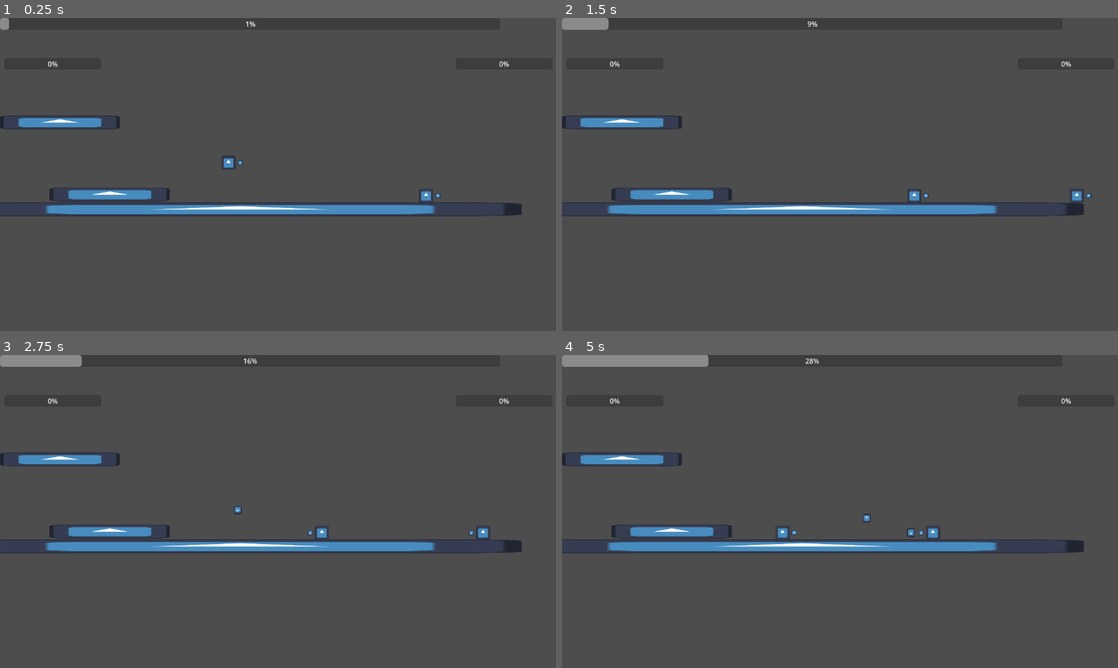
Above: before the commit, frames 1-4 (two rows, left to right).
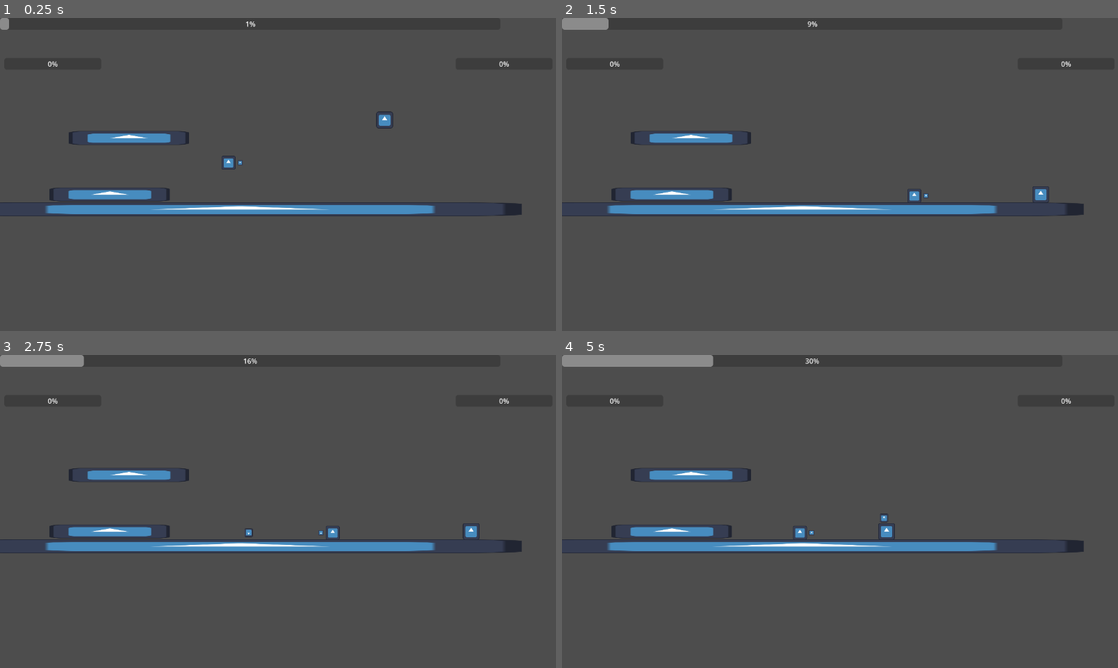
Above: after the commit, the same moments.

Repository: Luke-Parker1/Game-Off-2025
Game: Godot game, scene res://test_scene.tscn
The game is run twice, just before and just after one commit, with the same random seed, the same clock (stepped at 60 frames per second) and the same inputs. The project has no main scene, so this scene is started directly. The engine's default icon, where the game draws it, is replaced by a stand-in: a white triangle on a blue panel in a dark square.
Inputs:
- Up to frame 1 (0.25 s): no input
- Up to frame 2 (1.5 s): hold D (right) from 0.53 s (still down); tap J (shoot) at 0.6 s; tap Space (jump) at 0.77 s; tap K (sword) at 0.8, 1.35 s
- Up to frame 3 (2.75 s): tap Space (jump) at 1.52 s; tap H (shoot explosive, bound only after the commit) at 1.55, 2.1 s; release D (right) at 2.03 s; hold A (left) from 2.03 s (still down); tap J (shoot) at 2.3 s
- Up to frame 4 (5 s): tap U (big shoot) at 2.85 s; tap Space (jump) at 3.02, 3.77, 4.52 s; tap K (sword) at 3.05 s; tap I (big sword) at 3.6 s; tap H (shoot explosive, bound only after the commit) at 3.8 s; release A (left) at 4.28 s; hold D (right) from 4.28 s (still down); tap Shift (dash) at 4.35 s; tap J (shoot) at 4.55 s

The runs differ from the first frame. In frame 1, 1.3% of the frame differs, in the area x 0-80%, y 29-59%; in frame 2, 1.3%; in frame 3, 1.5%; in frame 4, 1.6%, in the area x 0-68%, y 0-59%.

Commit message:
Added sword thrust and explosive bullets

Diff:
--- /dev/null
+++ b/explosive_bullet.gd
@@ -0,0 +1,43 @@
+extends Area2D
+
+var direction : Vector2
+@export var speed : float
+@export var knockback_mult := Vector2(1,1)
+
+# Entity that shot this bullet
+var shooter : CharacterBody2D
+
+var damage : float
+
+# Saving this as a variable because checking is_in_group when the bullet collides could happen after the enemy dies
+var shooter_is_player : bool
+
+# Array of who has been hit by the explosion
+var hit_bodies : Array
+
+func _ready():
+	direction = Vector2.from_angle(rotation)
+
+func _physics_process(delta):
+	if $ExplosionTimer.is_stopped():
+		position += direction * speed * delta
+
+
+func _on_body_entered(body):
+	if body != shooter:
+		#$ExplosionHitBox/CollisionShape2D.disabled = false
+		$ExplosionHitBox/CollisionShape2D.set_deferred("disabled", false)
+		$ExplosionTimer.start()
+
+
+func _on_explosion_hit_box_body_entered(body):
+	if body != shooter and !hit_bodies.has(body):
+		if body.is_in_group("Enemy") and shooter_is_player:
+			body.hit(damage, global_position.direction_to(body.global_position) * knockback_mult)
+		elif body.is_in_group("Player") and !shooter_is_player:
+			body.hit(global_position)
+		hit_bodies.append(body)
+
+
+func _on_explosion_timer_timeout():
+	queue_free()
--- /dev/null
+++ b/explosive_bullet.tscn
@@ -0,0 +1,40 @@
+[gd_scene load_steps=5 format=3 uid="uid://cjbpx1lsg06dy"]
+
+[ext_resource type="Script" uid="uid://se6ct5g5mh7o" path="res://explosive_bullet.gd" id="1_8fevl"]
+[ext_resource type="Texture2D" uid="uid://b2paakn4rmqkv" path="res://icon.svg" id="1_ddlaa"]
+
+[sub_resource type="RectangleShape2D" id="RectangleShape2D_v8qja"]
+size = Vector2(19.2, 19.2)
+
+[sub_resource type="CircleShape2D" id="CircleShape2D_8fevl"]
+radius = 57.0
+
+[node name="ExplosiveBullet" type="Area2D"]
+collision_layer = 3
+collision_mask = 3
+script = ExtResource("1_8fevl")
+speed = 700.0
+knockback_mult = Vector2(5, 1)
+
+[node name="Sprite2D" type="Sprite2D" parent="."]
+scale = Vector2(0.15, 0.15)
+texture = ExtResource("1_ddlaa")
+
+[node name="CollisionShape2D" type="CollisionShape2D" parent="."]
+shape = SubResource("RectangleShape2D_v8qja")
+
+[node name="ExplosionHitBox" type="Area2D" parent="."]
+collision_layer = 3
+collision_mask = 3
+
+[node name="CollisionShape2D" type="CollisionShape2D" parent="ExplosionHitBox"]
+shape = SubResource("CircleShape2D_8fevl")
+disabled = true
+
+[node name="ExplosionTimer" type="Timer" parent="."]
+wait_time = 0.5
+one_shot = true
+
+[connection signal="body_entered" from="." to="." method="_on_body_entered"]
+[connection signal="body_entered" from="ExplosionHitBox" to="." method="_on_explosion_hit_box_body_entered"]
+[connection signal="timeout" from="ExplosionTimer" to="." method="_on_explosion_timer_timeout"]
--- a/player.gd
+++ b/player.gd
@@ -21,8 +21,10 @@
 
 @export var sword_attack_damage : float
 @export var big_sword_damage : float
+@export var sword_thrust_damage : float
 @export var bullet_damage : float
 @export var big_bullet_damage : float
+@export var explosive_bullet_damage : float
 
 # Keeps track of whether the jump button is being held or not
 var jumping := false
@@ -49,7 +51,9 @@
 var gun_xp := 0.0
 
 @export var required_xp_for_bigsword : float
+@export var required_xp_for_thrust : float
 @export var required_xp_for_bigshoot : float
+@export var required_xp_for_explosive : float
 
 func _ready():
 	multiplier_bar = get_tree().get_nodes_in_group("MultiplierBar")[0]
@@ -57,8 +61,12 @@
 	$StateMachine/Shoot.damage = bullet_damage
 	$StateMachine/BigShoot.damage = big_bullet_damage
 	$StateMachine/BigShoot.required_xp = required_xp_for_bigshoot
+	$StateMachine/SwordThrust.required_xp = required_xp_for_thrust
+	$StateMachine/ShootExplosive.damage = explosive_bullet_damage
+	$StateMachine/ShootExplosive.required_xp = required_xp_for_explosive
 
 func _physics_process(delta):
+	#print(Engine.get_frames_per_second())
 	#print($DashCoolDown.is_stopped())
 	if state_allows_default_move:
 		# Add the gravity.
@@ -110,6 +118,11 @@
 			$BigSwordHitbox.rotation_degrees = 180
 		else:
 			$BigSwordHitbox.rotation_degrees = 0
+	if $StateMachine.current_state.name.to_lower() != "sword_thrust":
+		if look_direction < 0:
+			$SwordThrustHitbox.rotation_degrees = 180
+		else:
+			$SwordThrustHitbox.rotation_degrees = 0
 
 	#Rotate gun
 	gun_direction = Input.get_vector("left", "right", "up", "down")
@@ -123,6 +136,7 @@
 	$"XP Layer/SwordXP".value = sword_xp
 	$"XP Layer/GunXP".value = gun_xp
 
+
 # This is called get_custom_gravity because get_gravity is a function built into godot
 func get_custom_gravity() -> float:
 	if velocity.y < 0.0 and jumping or recoil_direction.is_equal_approx(Vector2(0.0, -1.0)):
@@ -156,15 +170,27 @@
 	else:
 		return false
 
+func sword_thrust_check() -> bool:
+	if sword_xp >= required_xp_for_thrust:
+		return true
+	else:
+		return false
+
 func big_shoot_check() -> bool:
 	if gun_xp >= required_xp_for_bigshoot:
 		return true
 	else:
 		return false
 
-func sword_attack(enemy, damage, hitbox):
+func explosive_check() -> bool:
+	if gun_xp >= required_xp_for_explosive:
+		return true
+	else:
+		return false
+
+func sword_attack(enemy, damage, hitbox, knockback_mult):
 	hit_enemies.append(enemy)
-	enemy.hit(damage * multiplier_bar.right_type_mult, Vector2.from_angle(hitbox.rotation))
+	enemy.hit(damage * multiplier_bar.right_type_mult, Vector2.from_angle(hitbox.rotation) * knockback_mult)
 	recoil_direction = Vector2.from_angle(hitbox.rotation) * -1
 	if recoil_direction.is_equal_approx(Vector2(0.0, -1.0)):
 		# Set recoil timer to pogo time
@@ -186,7 +212,7 @@
 			## Set recoil timer to regular recoil time
 			#$RecoilTime.wait_time = recoil_time
 		#$RecoilTime.start()
-		sword_attack(body, sword_attack_damage, $SwordAttackHitbox)
+		sword_attack(body, sword_attack_damage, $SwordAttackHitbox, 1)
 
 func _on_recoil_time_timeout():
 	recoil_direction = Vector2.ZERO
@@ -194,4 +220,9 @@
 
 func _on_big_sword_hitbox_body_entered(body):
 	if body.is_in_group("Enemy") and !hit_enemies.has(body):
-		sword_attack(body, big_sword_damage, $BigSwordHitbox)
+		sword_attack(body, big_sword_damage, $BigSwordHitbox, 1)
+
+
+func _on_sword_thrust_hitbox_body_entered(body):
+	if body.is_in_group("Enemy") and !hit_enemies.has(body):
+		sword_attack(body, sword_thrust_damage, $SwordThrustHitbox, 8.5)
--- a/player.tscn
+++ b/player.tscn
@@ -10,6 +10,8 @@
 [ext_resource type="PackedScene" uid="uid://cwcomh31mp8tt" path="res://bullet.tscn" id="8_b26j0"]
 [ext_resource type="Script" uid="uid://bdqbrifxcawsk" path="res://player_knockback.gd" id="8_dw050"]
 [ext_resource type="PackedScene" uid="uid://0l4pdyih8glm" path="res://big_bullet.tscn" id="9_n7ghd"]
+[ext_resource type="PackedScene" uid="uid://cjbpx1lsg06dy" path="res://explosive_bullet.tscn" id="10_ivps1"]
+[ext_resource type="Script" uid="uid://dmddma07poe7x" path="res://player_sword_thrust.gd" id="11_nvl01"]
 
 [sub_resource type="RectangleShape2D" id="RectangleShape2D_onrkg"]
 size = Vector2(32, 32)
@@ -19,6 +21,9 @@
 
 [sub_resource type="RectangleShape2D" id="RectangleShape2D_dw050"]
 size = Vector2(110, 82)
+
+[sub_resource type="RectangleShape2D" id="RectangleShape2D_n7ghd"]
+size = Vector2(68, 31)
 
 [node name="Player" type="CharacterBody2D" groups=["Player"]]
 z_index = 100
@@ -32,10 +37,14 @@
 pogo_time = 0.15
 sword_attack_damage = 4.0
 big_sword_damage = 12.0
+sword_thrust_damage = 12.0
 bullet_damage = 4.0
 big_bullet_damage = 12.0
+explosive_bullet_damage = 12.0
 required_xp_for_bigsword = 3.0
+required_xp_for_thrust = 3.0
 required_xp_for_bigshoot = 3.0
+required_xp_for_explosive = 3.0
 
 [node name="Sprite2D" type="Sprite2D" parent="."]
 scale = Vector2(0.25, 0.25)
@@ -60,6 +69,15 @@
 [node name="CollisionShape2D" type="CollisionShape2D" parent="BigSwordHitbox"]
 position = Vector2(76, 0)
 shape = SubResource("RectangleShape2D_dw050")
+disabled = true
+
+[node name="SwordThrustHitbox" type="Area2D" parent="."]
+collision_layer = 3
+collision_mask = 3
+
+[node name="CollisionShape2D" type="CollisionShape2D" parent="SwordThrustHitbox"]
+position = Vector2(56, 0)
+shape = SubResource("RectangleShape2D_n7ghd")
 disabled = true
 
 [node name="GunRotator" type="Node2D" parent="."]
@@ -127,6 +145,12 @@
 BULLET = ExtResource("9_n7ghd")
 metadata/_custom_type_script = "uid://bnynjfxcvoh4i"
 
+[node name="ShootExplosive" type="Node" parent="StateMachine" node_paths=PackedStringArray("Player")]
+script = ExtResource("7_1jxqw")
+Player = NodePath("../..")
+BULLET = ExtResource("10_ivps1")
+metadata/_custom_type_script = "uid://bnynjfxcvoh4i"
+
 [node name="Knockback" type="Node" parent="StateMachine" node_paths=PackedStringArray("Player")]
 script = ExtResource("8_dw050")
 Player = NodePath("../..")
@@ -141,6 +165,14 @@
 attack_timer = 0.2
 hitbox = NodePath("../../BigSwordHitbox/CollisionShape2D")
 metadata/_custom_type_script = "uid://cu2ngqtk4kefk"
+
+[node name="SwordThrust" type="Node" parent="StateMachine" node_paths=PackedStringArray("Player", "hitbox")]
+script = ExtResource("11_nvl01")
+Player = NodePath("../..")
+hitbox = NodePath("../../SwordThrustHitbox/CollisionShape2D")
+thrust_timer = 0.3
+thrust_speed = 550.0
+metadata/_custom_type_script = "uid://dmddma07poe7x"
 
 [node name="XP Layer" type="CanvasLayer" parent="."]
 
@@ -160,4 +192,5 @@
 
 [connection signal="body_entered" from="SwordAttackHitbox" to="." method="_on_sword_attack_hitbox_body_entered"]
 [connection signal="body_entered" from="BigSwordHitbox" to="." method="_on_big_sword_hitbox_body_entered"]
+[connection signal="body_entered" from="SwordThrustHitbox" to="." method="_on_sword_thrust_hitbox_body_entered"]
 [connection signal="timeout" from="RecoilTime" to="." method="_on_recoil_time_timeout"]
--- a/player_dash.gd
+++ b/player_dash.gd
@@ -25,6 +25,8 @@
 		Transitioned.emit(self, "swordattack")
 	elif Input.is_action_just_pressed("big sword") and Player.get_node("SwordAttackCooldown").is_stopped() and Player.big_sword_check():
 		Transitioned.emit(self, "bigswordattack")
+	elif Input.is_action_just_pressed("sword thrust") and Player.get_node("SwordAttackCooldown").is_stopped() and Player.sword_thrust_check():
+		Transitioned.emit(self, "swordthrust")
 	elif Input.is_action_just_pressed("shoot") and Player.get_node("ShootCooldown").is_stopped():
 		Transitioned.emit(self, "shoot")
 	elif Input.is_action_just_pressed("big shoot") and Player.get_node("ShootCooldown").is_stopped() and Player.big_shoot_check():
--- a/player_default.gd
+++ b/player_default.gd
@@ -19,7 +19,11 @@
 		Transitioned.emit(self, "swordattack")
 	elif Input.is_action_just_pressed("big sword") and Player.get_node("SwordAttackCooldown").is_stopped() and Player.big_sword_check():
 		Transitioned.emit(self, "bigswordattack")
+	elif Input.is_action_just_pressed("sword thrust") and Player.get_node("SwordAttackCooldown").is_stopped() and Player.sword_thrust_check():
+		Transitioned.emit(self, "swordthrust")
 	elif Input.is_action_just_pressed("shoot") and Player.get_node("ShootCooldown").is_stopped():
 		Transitioned.emit(self, "shoot")
 	elif Input.is_action_just_pressed("big shoot") and Player.get_node("ShootCooldown").is_stopped() and Player.big_shoot_check():
 		Transitioned.emit(self, "bigshoot")
+	elif Input.is_action_just_pressed("shoot explosive") and Player.get_node("ShootCooldown").is_stopped() and Player.explosive_check():
+		Transitioned.emit(self, "shootexplosive")
--- a/player_shoot.gd
+++ b/player_shoot.gd
@@ -19,6 +19,8 @@
 	bullet.damage = damage * Player.multiplier_bar.left_type_mult
 	Player.add_sibling(bullet)
 
+	Player.gun_xp -= required_xp
+
 func State_Physics_Update(_delta: float):
 	if Player.knockback_direction != 0.0:
 		Transitioned.emit(self, "knockback")
@@ -26,5 +28,4 @@
 		Transitioned.emit(self, "default")
 
 func Exit():
-	Player.gun_xp -= required_xp
 	Player.get_node("ShootCooldown").start()
--- a/player_sword_attack.gd
+++ b/player_sword_attack.gd
@@ -15,12 +15,13 @@
 @export var gives_xp : bool
 
 # Amount of xp required for this attack
-var required_xp := 0
+var required_xp := 0.0
 
 func Enter():
 	Player.state_allows_default_move = true
 	attack_time = attack_timer
 	hitbox.disabled = false
+	Player.sword_xp -= required_xp
 
 func State_Physics_Update(delta: float):
 	attack_time -= delta
@@ -34,6 +35,5 @@
 	hitbox.disabled = true
 	if Player.hit_enemies.size() > 0 and gives_xp:
 		Player.sword_xp += Player.multiplier_bar.right_type_mult
-	Player.sword_xp -= required_xp
 	Player.hit_enemies.clear()
 	Player.get_node("SwordAttackCooldown").start()
--- /dev/null
+++ b/player_sword_thrust.gd
@@ -0,0 +1,33 @@
+extends State
+class_name PlayerSwordThrust
+
+@export var Player : CharacterBody2D
+@export var hitbox : CollisionShape2D
+
+@export var thrust_timer : float
+@export var thrust_speed : float
+
+var thrust_time : float
+
+var required_xp := 0.0
+
+func Enter():
+	Player.state_allows_default_move = false
+	thrust_time = thrust_timer
+	Player.velocity.y = 0
+	hitbox.disabled = false
+
+func State_Physics_Update(delta: float):
+	Player.velocity.x = Player.look_direction * thrust_speed
+	thrust_time -= delta
+
+	if Player.knockback_direction != 0.0:
+		Transitioned.emit(self, "knockback")
+	elif thrust_time <= 0:
+		Transitioned.emit(self, "default")
+
+func Exit():
+	hitbox.disabled = true
+	Player.sword_xp -= required_xp
+	Player.hit_enemies.clear()
+	Player.get_node("SwordAttackCooldown").start()
--- a/project.godot
+++ b/project.godot
@@ -50,16 +50,6 @@
 "events": [Object(InputEventKey,"resource_local_to_scene":false,"resource_name":"","device":-1,"window_id":0,"alt_press …(195 unchanged characters)…
 ]
 }
-sword={
-"deadzone": 0.2,
-"events": [Object(InputEventKey,"resource_local_to_scene":false,"resource_name":"","device":-1,"window_id":0,"alt_pressed":false,"shift_pressed":false,"ctrl_pressed":false,"meta_pressed":false,"pressed":false,"keycode":0,"physical_keycode":75,"key_label":0,"unicode":107,"location":0,"echo":false,"script":null)
-]
-}
-shoot={
-"deadzone": 0.2,
-"events": [Object(InputEventKey,"resource_local_to_scene":false,"resource_name":"","device":-1,"window_id":0,"alt_pressed":false,"shift_pressed":false,"ctrl_pressed":false,"meta_pressed":false,"pressed":false,"keycode":0,"physical_keycode":74,"key_label":0,"unicode":106,"location":0,"echo":false,"script":null)
-]
-}
 up={
 "deadzone": 0.2,
 "events": [Object(InputEventKey,"resource_local_to_scene":false,"resource_name":"","device":-1,"window_id":0,"alt_press …(192 unchanged characters)…
@@ -72,9 +62,24 @@
 , Object(InputEventKey,"resource_local_to_scene":false,"resource_name":"","device":-1,"window_id":0,"alt_pressed":false …(186 unchanged characters)…
 ]
 }
+sword={
+"deadzone": 0.2,
+"events": [Object(InputEventKey,"resource_local_to_scene":false,"resource_name":"","device":-1,"window_id":0,"alt_pressed":false,"shift_pressed":false,"ctrl_pressed":false,"meta_pressed":false,"pressed":false,"keycode":0,"physical_keycode":75,"key_label":0,"unicode":107,"location":0,"echo":false,"script":null)
+]
+}
 "big sword"={
 "deadzone": 0.2,
 "events": [Object(InputEventKey,"resource_local_to_scene":false,"resource_name":"","device":-1,"window_id":0,"alt_press …(192 unchanged characters)…
+]
+}
+"sword thrust"={
+"deadzone": 0.2,
+"events": [Object(InputEventKey,"resource_local_to_scene":false,"resource_name":"","device":-1,"window_id":0,"alt_pressed":false,"shift_pressed":false,"ctrl_pressed":false,"meta_pressed":false,"pressed":false,"keycode":0,"physical_keycode":76,"key_label":0,"unicode":108,"location":0,"echo":false,"script":null)
+]
+}
+shoot={
+"deadzone": 0.2,
+"events": [Object(InputEventKey,"resource_local_to_scene":false,"resource_name":"","device":-1,"window_id":0,"alt_pressed":false,"shift_pressed":false,"ctrl_pressed":false,"meta_pressed":false,"pressed":false,"keycode":0,"physical_keycode":74,"key_label":0,"unicode":106,"location":0,"echo":false,"script":null)
 ]
 }
 "big shoot"={
@@ -82,6 +87,11 @@
 "events": [Object(InputEventKey,"resource_local_to_scene":false,"resource_name":"","device":-1,"window_id":0,"alt_press …(192 unchanged characters)…
 ]
 }
+"shoot explosive"={
+"deadzone": 0.2,
+"events": [Object(InputEventKey,"resource_local_to_scene":false,"resource_name":"","device":-1,"window_id":0,"alt_pressed":false,"shift_pressed":false,"ctrl_pressed":false,"meta_pressed":false,"pressed":false,"keycode":0,"physical_keycode":72,"key_label":0,"unicode":104,"location":0,"echo":false,"script":null)
+]
+}
 
 [rendering]
 
--- a/test_scene.tscn
+++ b/test_scene.tscn
@@ -2,7 +2,7 @@
 
 [ext_resource type="Texture2D" uid="uid://b2paakn4rmqkv" path="res://icon.svg" id="1_uhqqe"]
 [ext_resource type="PackedScene" uid="uid://b2lk5meo42827" path="res://player.tscn" id="2_ia1lp"]
-[ext_resource type="PackedScene" uid="uid://ct5v1n0oygfrs" path="res://gun_enemy.tscn" id="4_2nij2"]
+[ext_resource type="PackedScene" uid="uid://fy2v3116q2dv" path="res://walker_enemy.tscn" id="4_2nij2"]
 [ext_resource type="PackedScene" uid="uid://j5mwc8ewxk6l" path="res://progress_bar.tscn" id="4_coq8p"]
 
 [sub_resource type="RectangleShape2D" id="RectangleShape2D_uhqqe"]
@@ -28,7 +28,7 @@
 shape = SubResource("RectangleShape2D_uhqqe")
 
 [node name="StaticBody2D2" type="StaticBody2D" parent="."]
-position = Vector2(138, 240)
+position = Vector2(297, 276)
 collision_layer = 3
 collision_mask = 3
 
@@ -54,9 +54,11 @@
 [node name="Player" parent="." instance=ExtResource("2_ia1lp")]
 position = Vector2(526, 173)
 required_xp_for_bigsword = 1.0
+required_xp_for_thrust = 1.0
 required_xp_for_bigshoot = 1.0
+required_xp_for_explosive = 1.0
 
 [node name="ProgressBarLayer" parent="." instance=ExtResource("4_coq8p")]
 
-[node name="GunEnemy" parent="." instance=ExtResource("4_2nij2")]
-position = Vector2(946, 387)
+[node name="WalkerEnemy" parent="." instance=ExtResource("4_2nij2")]
+position = Vector2(848, 206)
Not shown, added: explosive_bullet.gd.uid
Not shown: 1 places in player.tscn that only renumber resources
Not shown, added: player_sword_thrust.gd.uid
